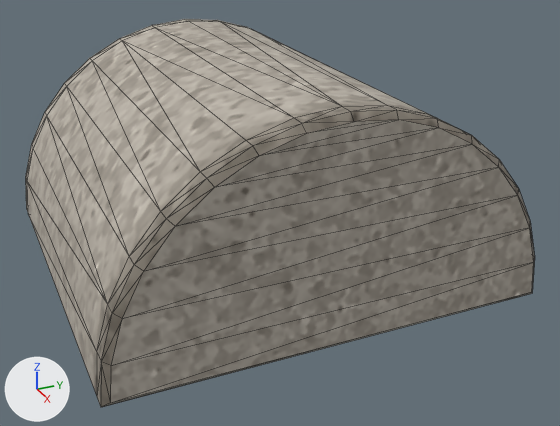
A saved change to the glTF model www/models/layouts/GB_003_004_wall_top_rounded.glb.
Camera for both pictures: a camera (50 mm lens) standing at (1.251, -0.504, 0.686) and looking at (0.062, 0.031, 0.092). Every picture has the same lights, and +X, +Y and +Z are marked at lower left. Mesh edges are drawn as thin lines. Vertices at the same position are counted once.

The first picture shows 'GB_003_004_wall_top_rounded'.
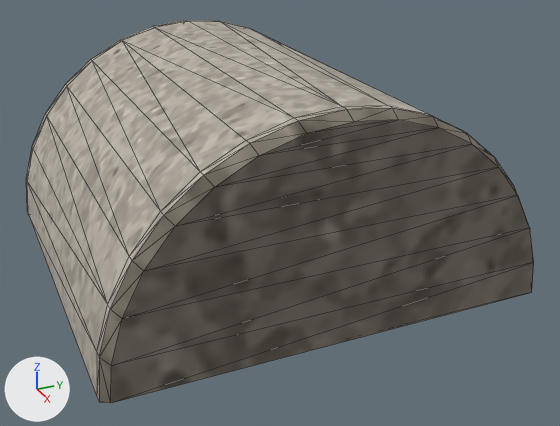
Pixel boxes [x1, y1, x2, y2] of what changed, in the pictures (560 x 426 px; the box of a moved part takes in the faces that stretch with it):
'GB_003_004_wall_top_rounded', reshaped
    before: [26, 19, 535, 407]
    after: [26, 20, 534, 403]
part 1 of me_cylinder_004, moved or reshaped
    before: [305, 105, 396, 123]
    after: [155, 21, 386, 118]
part 2 of me_cylinder_004, moved or reshaped
    before: [97, 105, 535, 407]
    after: [97, 105, 518, 403]
part 3 of me_cylinder_004, moved or reshaped
    before: [155, 21, 386, 123]
    after: [295, 105, 392, 121]
part 4 of me_cylinder_004, surface changed
    both: [27, 23, 534, 403]

The change, as a diff of the scene's bpy script:
```diff
--- a/www/models/layouts/GB_003_004_wall_top_rounded.glb.py
+++ b/www/models/layouts/GB_003_004_wall_top_rounded.glb.py
@@ me_cylinder_004 @@
 me_cylinder_004.from_pydata(...)  # 102 vertices, 200 faces; spans x -0.375..0.375, y -0.375..0.375, z 0.0..0.375
 # used by ob_gb_003_004_wall_top_rounded; location = (0.0, 0.0, 0.0)
+# me_cylinder_004 part 1: the 1 vertex in x 0.364, y 0.0, z 0.375 is moved by (-0.025, 0.0, 0.0)
+# me_cylinder_004 part 2: all 16 vertices in x 0.364, y -0.375..0.375, z 0.0..0.368 are moved by (-0.011, 0.0, 0.0)
+# me_cylinder_004 part 3: the 1 vertex in x 0.338, y 0.0, z 0.375 is moved by (0.014, 0.0, 0.0)
+# me_cylinder_004 part 4: 188 kept faces spanning x -0.375..0.375, y -0.375..0.375, z 0.0..0.375 get new texture (UV) coordinates
 me_cylinder_004.materials.append(mat_wall_tops)
```
